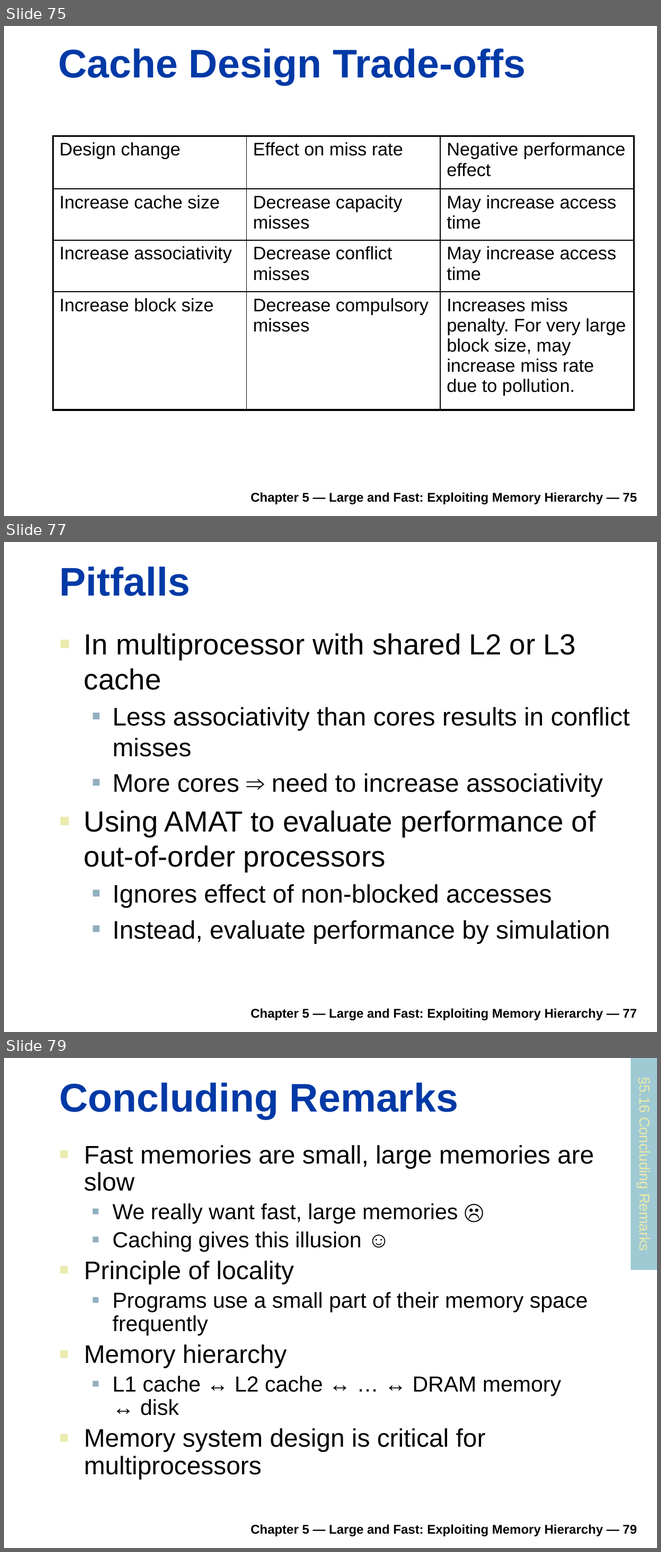
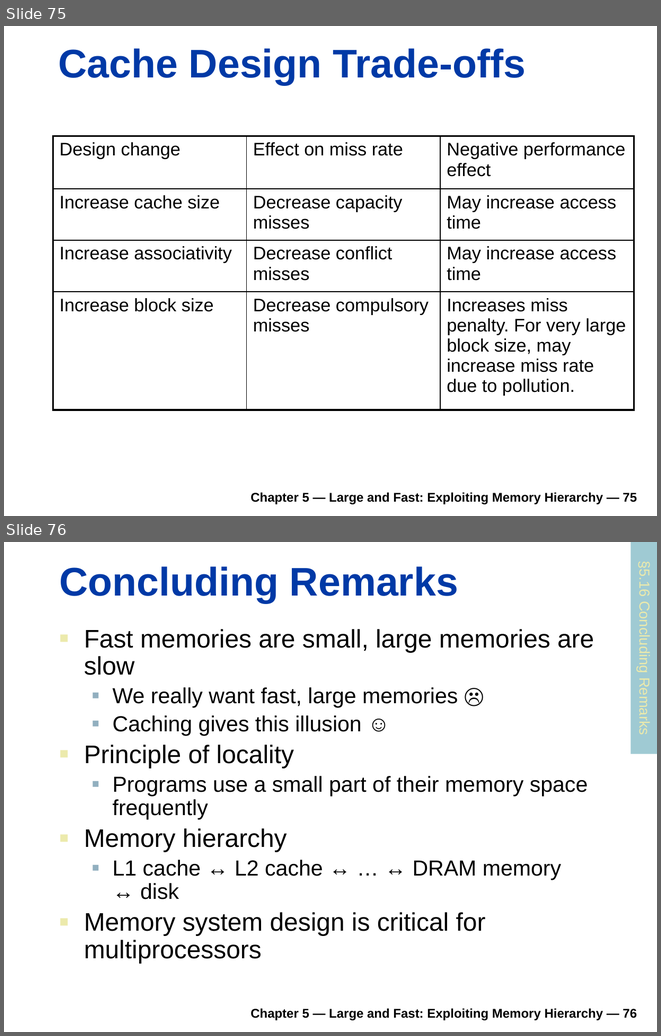
Before and after one commit to rifatshahriyar/rifatshahriyar.github.io, a slide deck: files/CSE305/CSE305_Chapter_5.pptx. Shown one above the other, each under a label of ours: slides 75, 77 and 79 before the commit, slides 75 and 76 after it; the slides between them are not shown. The pictures are 661x1552 and 661x1036 pixels, drawn with LibreOffice and Linux fonts; fonts in the diff are those of the drawing. Boxes give left, top, right and bottom in pixels: in the first picture for what was removed or moved away, otherwise in the second. Text is boxed around its words. In the diff, an @@ line names an element or a change of style, - is before the commit and + after.

```diff
--- a/files/CSE305/CSE305_Chapter_5.pptx
+++ b/files/CSE305/CSE305_Chapter_5.pptx
@@ slide 77 removed at (4,542,657,1032), background #FFFFFF @@
@@ title removed at (60,566,191,596) @@
-Pitfalls
@@ text removed at (84,633,630,943) @@
-■ In multiprocessor with shared L2 or L3 cache
-  ■ Less associativity than cores results in conflict misses
-  ■ More cores ⇒ need to increase associativity
-■ Using AMAT to evaluate performance of out-of-order processors
-  ■ Ignores effect of non-blocked accesses
-  ■ Instead, evaluate performance by simulation
@@ text removed at (250,1008,637,1020) @@
-Chapter 5 — Large and Fast: Exploiting Memory Hierarchy — 77
@@ what was slide 79 is now slide 76 @@
@@ text at (250,1008,637,1020): text changed @@
-Chapter 5 — Large and Fast: Exploiting Memory Hierarchy — 79
+Chapter 5 — Large and Fast: Exploiting Memory Hierarchy — 76
```
Also in this commit, not shown: 2 other slides removed, 1 other file.
